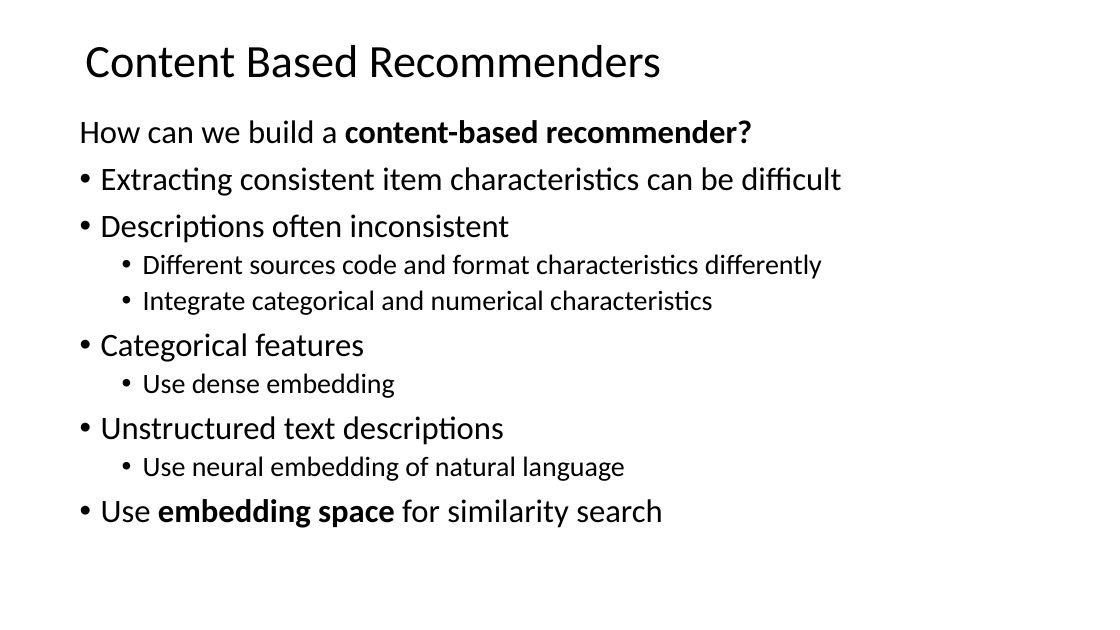
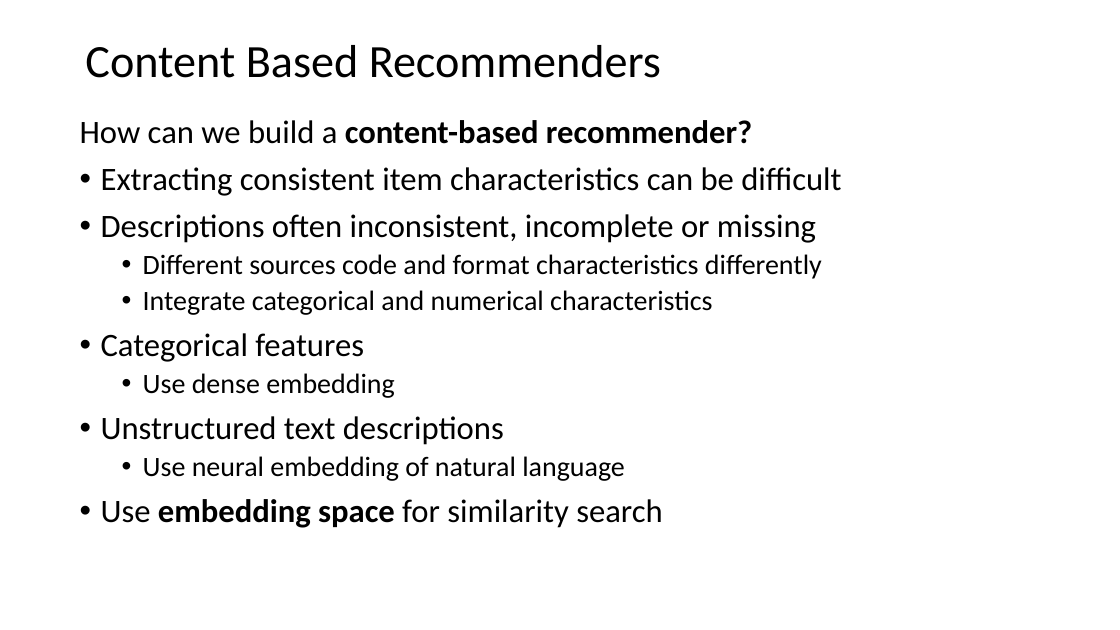
Before and after one commit to harelgabainew/school1, a slide deck: slide 39 of slides/8_RecommenderSystems.pptx. Drawn at 1120x630 pixels with LibreOffice and Linux fonts; fonts in the diff are those of the drawing. Boxes give left, top, right and bottom in pixels: in the first picture for what was removed or moved away, otherwise in the second. Text is boxed around its words. In the diff, an @@ line names an element or a change of style, - is before the commit and + after.

```diff
--- a/slides/8_RecommenderSystems.pptx
+++ b/slides/8_RecommenderSystems.pptx
@@ text at [101, 214, 816, 243]: text changed @@
-• Descriptions often inconsistent
+• Descriptions often inconsistent, incomplete or missing
```
Also in this commit, not shown: 3 other slides changed.
